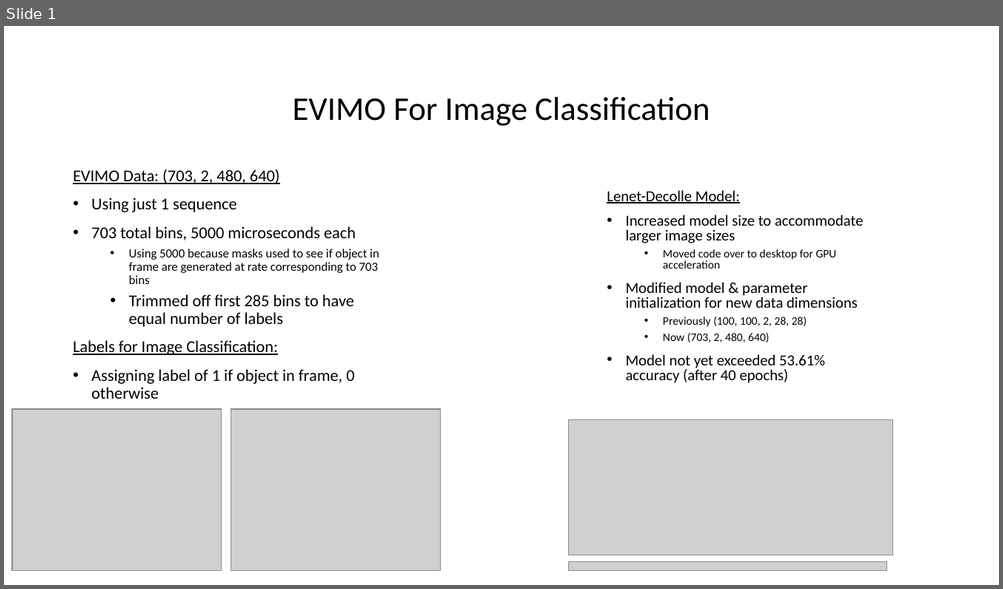
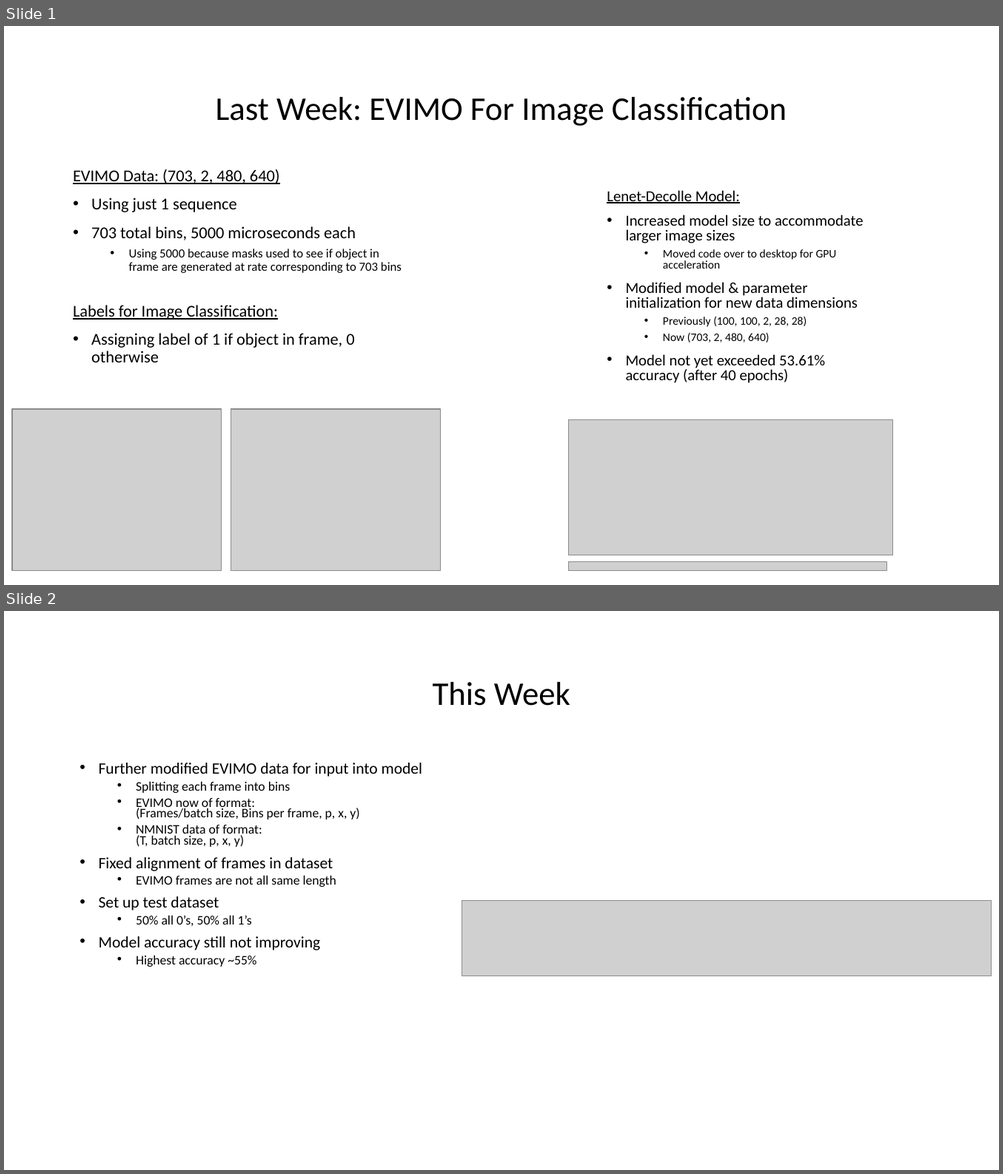
Before and after one commit to tarmst/snn, a slide deck: SNN.pptx. Shown one above the other, each under a label of ours: slide 1 before the commit, slides 1 and 2 after it. The pictures are 1003x589 and 1003x1174 pixels, drawn with LibreOffice and Linux fonts; fonts in the diff are those of the drawing; grey boxes stand for pictures. Boxes give left, top, right and bottom in pixels: in the first picture for what was removed or moved away, otherwise in the second. Text is boxed around its words. In the diff, an @@ line names an element or a change of style, - is before the commit and + after.

Commit message:
Updates from this week

```diff
--- a/SNN.pptx
+++ b/SNN.pptx
@@ slide 2 added at bbox=[4, 611, 999, 1170], background #FFFFFF @@
@@ title added at bbox=[432, 682, 570, 706], 32 pt, text #000000 @@
+This Week
@@ text added at bbox=[99, 763, 422, 967], 12.6 pt, text #000000 @@
+• Further modified EVIMO data for input into model
+  • Splitting each frame into bins
+  • EVIMO now of format:
+    (Frames/batch size, Bins per frame, p, x, y)
+  • NMNIST data of format:
+    (T, batch size, p, x, y)
+• Fixed alignment of frames in dataset
+  • EVIMO frames are not all same length
+• Set up test dataset
+  • 50% all 0’s, 50% all 1’s
+• Model accuracy still not improving
+  • Highest accuracy ~55%
@@ picture added at bbox=[462, 900, 991, 977] @@
@@ slide 1 changed as well @@
@@ title at bbox=[216, 97, 786, 126]: text changed @@
-EVIMO For Image Classification
+Last Week: EVIMO For Image Classification
@@ text at bbox=[129, 295, 354, 327]: paragraph removed @@
-  • Trimmed off first 285 bins to have equal number of labels
```
Also in this commit, not shown: 1 slide removed, 2 other files.
